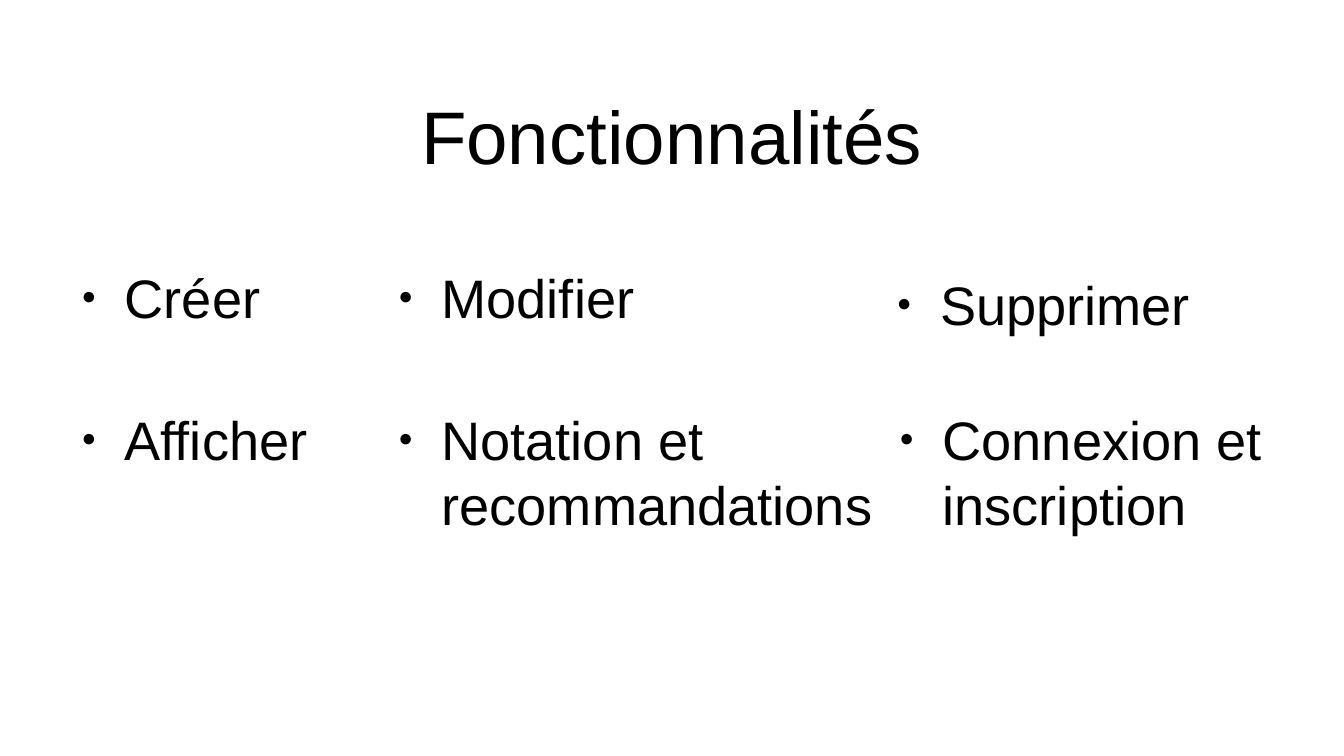
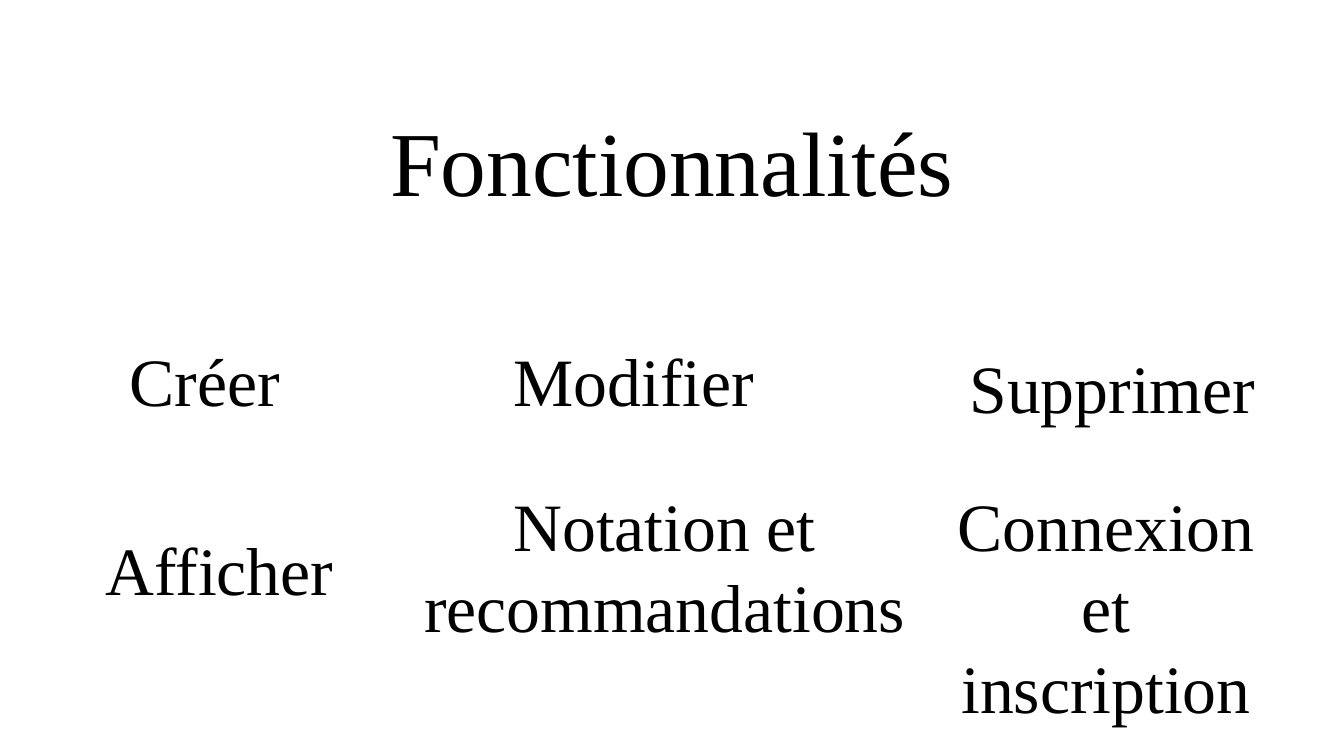
Before and after one commit to zakari9959/Projet7_Openclassrooms, a slide deck: slide 2 of Support_de_présentation.odp. Drawn at 1344x756 pixels with LibreOffice and Linux fonts; fonts in the diff are those of the drawing; background and template pictures are left out. Boxes give left, top, right and bottom in pixels: in the first picture for what was removed or moved away, otherwise in the second. Text is boxed around its words. In the diff, an @@ line names an element or a change of style, - is before the commit and + after.

```diff
--- a/Support_de_présentation.odp
+++ b/Support_de_présentation.odp
@@ title "Fonctionnalités": place and size @@
-title "Fonctionnalités" at (421,109,922,165)
+title "Fonctionnalités" at (390,132,953,197)
@@ title "Fonctionnalités" at (390,132,953,197): size 44 to 54 pt, font Arial to Times New Roman @@
@@ text "Créer": place and size @@
-text "Créer" at (125,278,260,319)
+text "Créer" at (130,359,280,407)
@@ text "Modifier": place and size @@
-text "Modifier" at (442,278,635,319)
+text "Modifier" at (514,358,754,407)
@@ text "Supprimer": place and size @@
-text "Supprimer" at (940,285,1190,334)
+text "Supprimer" at (970,368,1256,427)
@@ text "Notation et recommandations" at (424,506,905,633): size 32 to 40 pt, font Arial to Times New Roman; alignment left to centre; bullet ● to none; less space between paragraphs @@
@@ text "Notation et recommandations": place and size @@
-text "Notation et recommandations" at (442,420,873,526)
+text "Notation et recommandations" at (424,506,905,633)
@@ text "Connexion et inscription": place and size @@
-text "Connexion et inscription" at (943,420,1262,534)
+text "Connexion et inscription" at (958,506,1255,726)
@@ text "Connexion et inscription" at (958,506,1255,726): size 32 to 40 pt, font Arial to Times New Roman; alignment left to centre; bullet ● to none; less space between paragraphs @@
@@ size 32 to 40 pt, font Arial to Times New Roman; bullet ● to none; less space between paragraphs in 4 elements at (970,368,1256,427), (514,358,754,407), (130,359,280,407), (106,547,334,596) @@
@@ text "Afficher": place and size @@
-text "Afficher" at (125,420,308,461)
+text "Afficher" at (106,547,334,596)
```
Also in this commit, not shown: 3 other slides changed, 2 other files.
